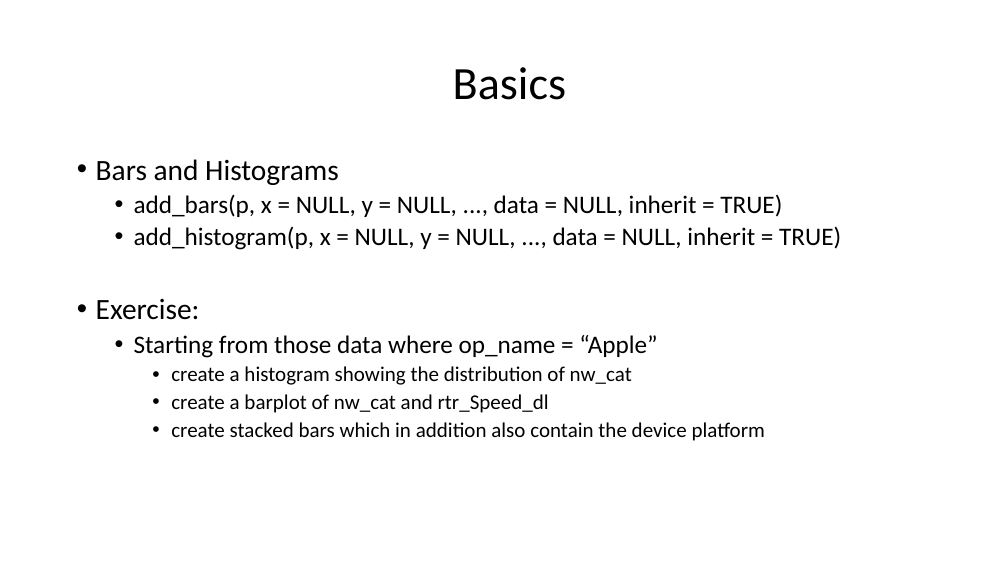
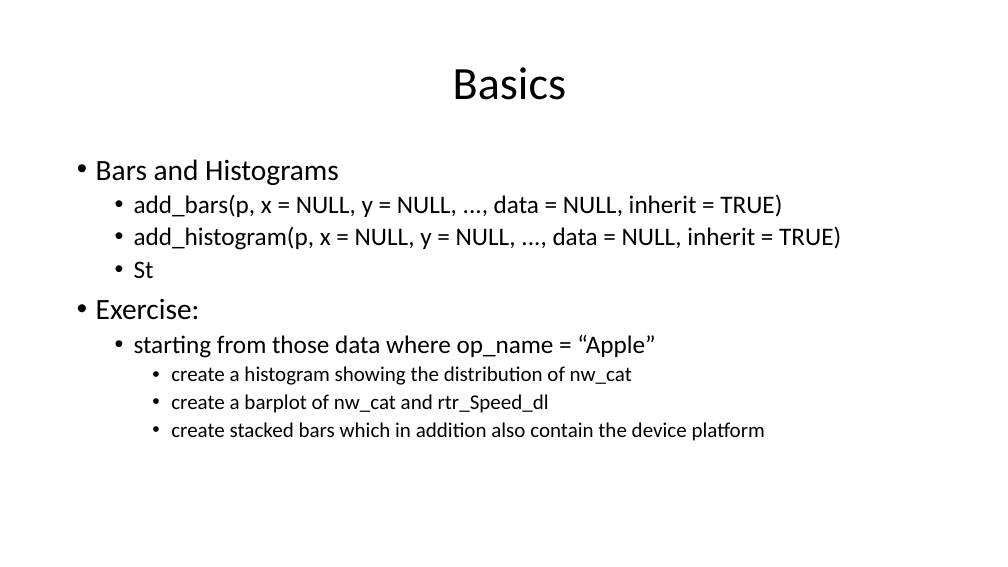
Before and after one commit to philippgrafendorfe/r_plotly, a slide deck: slide 6 of Basics and Statistics/Plotly.pptx. Drawn at 1008x567 pixels with LibreOffice and Linux fonts; fonts in the diff are those of the drawing. Boxes give left, top, right and bottom in pixels: in the first picture for what was removed or moved away, otherwise in the second. Text is boxed around its words. In the diff, an @@ line names an element or a change of style, - is before the commit and + after.

Commit message:
Basics and Statistics

```diff
--- a/Basics and Statistics/Plotly.pptx
+++ b/Basics and Statistics/Plotly.pptx
@@ text at <box>134,261,154,278</box>: paragraph added @@
+  • St
@@ text at <box>134,335,655,358</box>: text changed @@
-  • Starting from those data where op_name = “Apple”
+  • starting from those data where op_name = “Apple”
```
Also in this commit, not shown: 3 other files.
